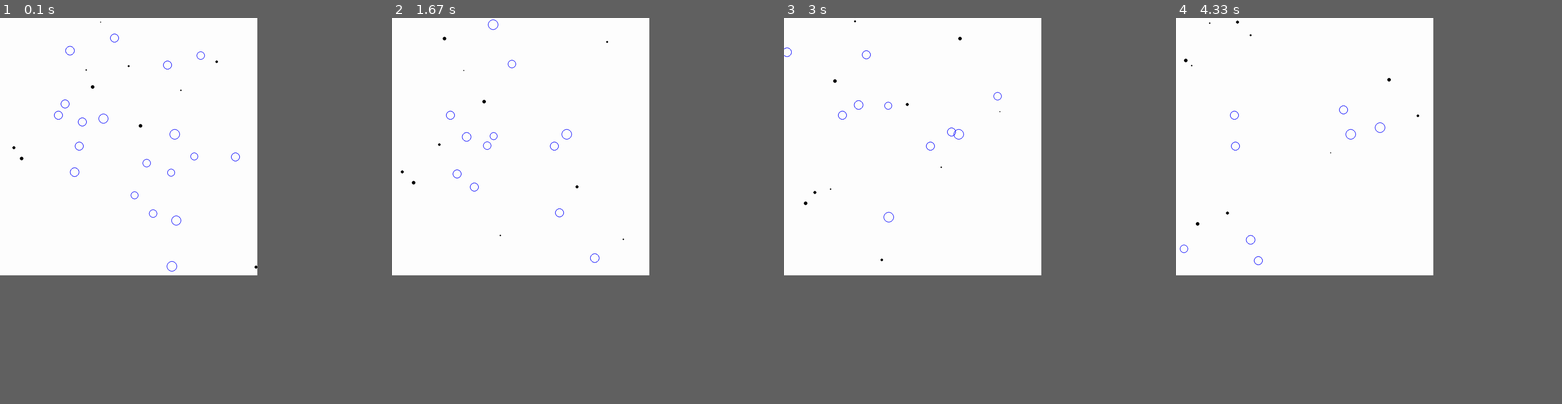
Above: before the commit, frames 1-4 (left to right).
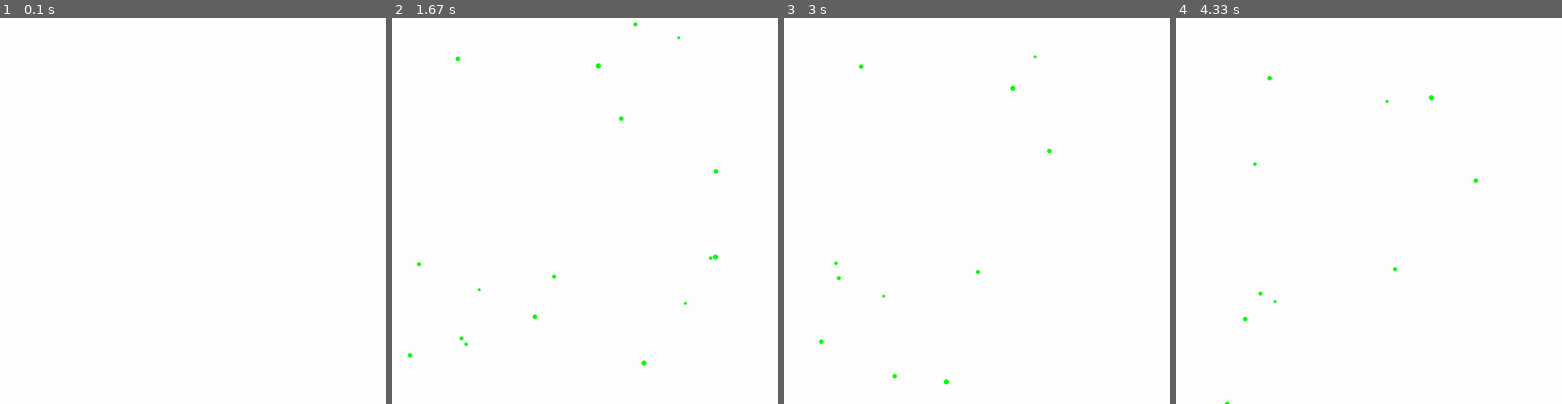
Above: after the commit, the same moments.

Repository: dgibson314/pygame
Game: pygame game, started from world.py
Two runs of this game, one before a commit and one after it. Both use one fixed random seed, a clock stepped at 60 frames per second and the inputs below.
Inputs:
- Up to frame 1 (0.1 s): no input
- Up to frame 2 (1.67 s): no input
- Up to frame 3 (3 s): no input
- Up to frame 4 (4.33 s): no input
The window is 600x600 before the commit and 900x900 after it. Grey fills any space a smaller window leaves; there, only what the larger window draws over its background counts as a difference.

The runs differ from the first frame. In frame 1, 0.3% of the frame differs, in the area x 3-67%, y 0-66%; in frame 2, 0.4%, in the area x 2-85%, y 0-91%; in frame 3, 0.3%; in frame 4, 0.3%.

Commit message:
Acceleration calculation needs work

Diff:
--- a/world.py
+++ b/world.py
@@ -10,11 +10,14 @@
 GREEN = (0, 255, 0)
 WHITE = (255, 255, 255)
 
-SCREEN_SIZE = (1000, 1000)
-NUM_PARTICLES = 10
-NUM_BUBBLES = 20
-
-STRENTH_OF_GRAVITY = 1.e4
+SCREEN_SIZE = (1500, 1500)
+CLOCK = 10
+
+NUM_PARTICLES = 0
+NUM_BUBBLES = 0
+NUM_PLANETS = 20
+
+STRENTH_OF_GRAVITY = 1.e3
 
 PLANETS = []
 
@@ -87,6 +90,13 @@
         Particle.__init__(self, state, radius, color)
         self.mass = mass
 
+    def __repr__(self):
+        return 'Planet: ' + repr(self.state)
+
+    def draw(self):
+        pos = (int(self.state.x_pos), int(self.state.y_pos))
+        pygame.draw.circle(self.screen, self.color, pos, self.radius)
+
     def update_velocity(self):
         ax = 0.0
         ay = 0.0
@@ -102,8 +112,8 @@
                 ax += force * delta_x / distance
                 ay += force * delta_y / distance
 
-        self.state.vx += ax
-        self.state.vy += ay
+        self.state.vx -= ax
+        self.state.vy -= ay
 
 
 def main():
@@ -141,19 +151,30 @@
         rand_radius = random.randint(15, 20)
         bubbles.append(Bubble(rand_state, rand_radius, 2))
 
+    # Generate Planets
+    for i in range(0, NUM_PLANETS):
+        rand_state = State(
+            float(random.randint(0, screen.get_width())),
+            float(random.randint(0, screen.get_height())),
+            0,
+            0)
+        rand_radius = random.randint(6, 10)
+        rand_mass = random.randint(1, 5)
+        PLANETS.append(Planet(rand_state, rand_radius, rand_mass))
+
     # Prepare display objects
     clock = pygame.time.Clock()
 
     running = True
     while running:
-        clock.tick(60)
+        clock.tick(CLOCK)
 
         # Handle input events
         for event in pygame.event.get():
             if event.type == pygame.QUIT:
                 running = False
 
-        # Update particle positions
+        # Update object positions
         for particle in particles:
             particle.update()
             for bubble in bubbles:
@@ -161,6 +182,9 @@
                     bubbles.remove(bubble)
                 else:
                     bubble.update()
+        for planet in PLANETS:
+            planet.update()
+            print(planet)
 
         # Draw everything
         screen.blit(background, (0, 0))
@@ -168,6 +192,8 @@
             particle.draw()
         for bubble in bubbles:
             bubble.draw()
+        for planet in PLANETS:
+            planet.draw()
         pygame.display.flip()
 
 
